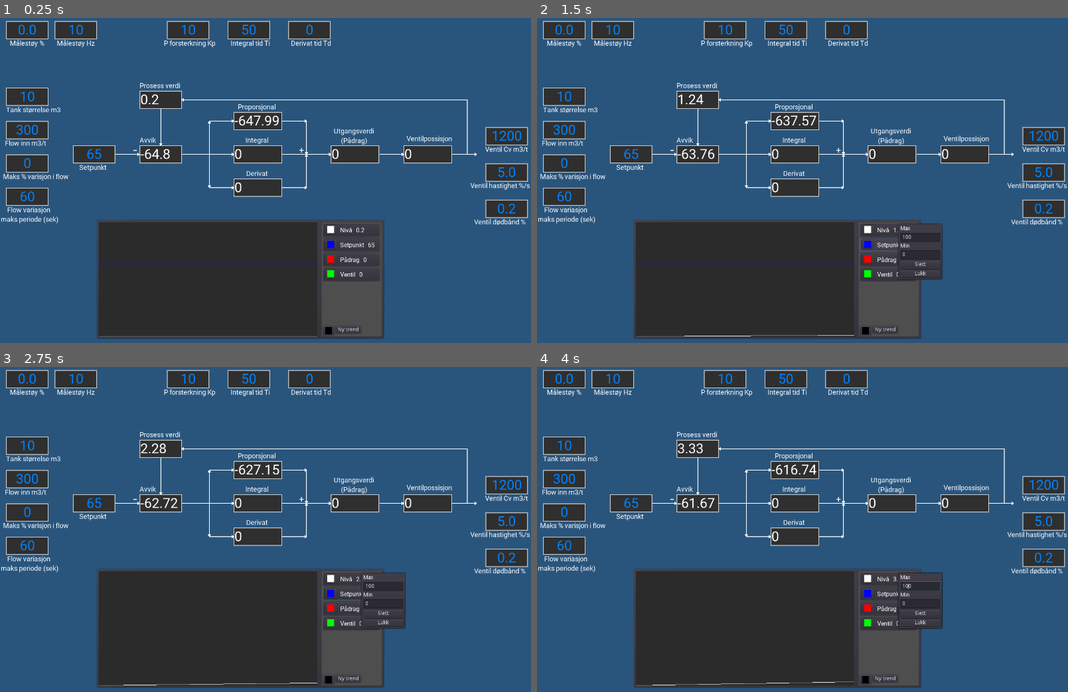
Above: before the commit, frames 1-4 (two rows, left to right).
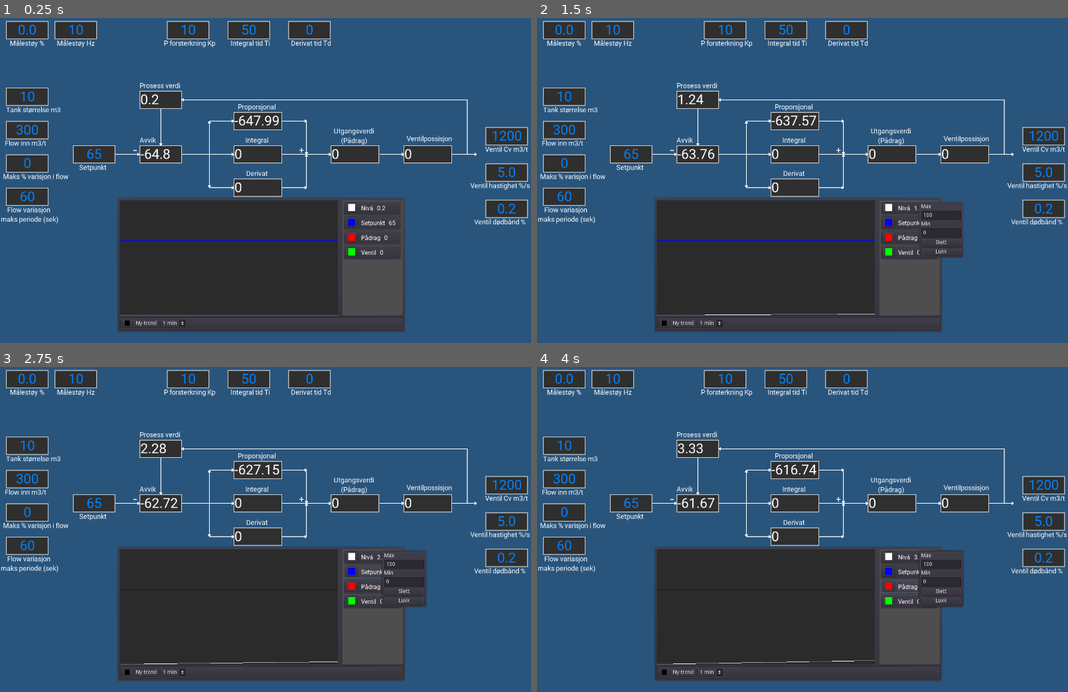
Above: after the commit, the same moments.

Repository: Keroflux/PIDsimulator
Game: Godot game, scene res://PIDsim.tscn
Same seed, same stepped clock (60 frames per second), same inputs: the game is played once before the commit and once after it.
Inputs (mouse positions are in pixels of both pictures, inside the frame that each line leads up to; where the layout moved, square brackets give the same spot in the first picture):
- Up to frame 1 (0.25 s): no input
- Up to frame 2 (1.5 s): click (908, 206) [887, 229] at 0.5 s; click (887, 245) at 1.27 s
- Up to frame 3 (2.75 s): click (371, 571) at 2.02 s
- Up to frame 4 (4 s): click (887, 607) at 2.77 s; click (908, 588) at 3.52 s

The runs differ from the first frame. In frame 1, 10% of the frame differs, in the area x 18-77%, y 55-99%; in frame 2, 11%; in frame 3, 11%; in frame 4, 11%, in the area x 18-81%, y 55-99%.

Commit message:
Added time scale

Diff:
--- a/PIDsim.tscn
+++ b/PIDsim.tscn
@@ -633,7 +633,7 @@
 valign = 1
 
 [node name="Trend" parent="." instance=ExtResource( 12 )]
-position = Vector2( 254, 532 )
+position = Vector2( 309, 474 )
 
 [node name="Tween" type="Tween" parent="."]
 
--- a/Trend.gd
+++ b/Trend.gd
@@ -1,10 +1,11 @@
 extends Node2D
+signal time_changed
 
 var trend_label = preload("res://TrendLabel.tscn")
 var trend_line = preload("res://TrendLine2.tscn")
 var trend_color = [Color(1.0, 1.0, 1.0), Color(0.0, 0.0, 1.0), Color(1.0, 0.0, 0.0), Color(0.0, 1.0, 0.0), Color(0.0, 1.0, 1.0), Color(1.0, 1.0, 0.0), Color(1.0, 0.0, 1.0)]
 onready var trends = [get_parent().get_node("Blokkdiagram/ProsessVerdi"), get_parent().get_node("Blokkdiagram/Setpunkt"), get_parent().get_node("Blokkdiagram/Pådrag"), get_parent().get_node("Blokkdiagram/Ventil")]
-onready var label_panel = $PanelContainer2/HSplitContainer/PanelContainer/VSplitContainer/ScrollContainer/VBoxContainer
+onready var label_panel = $PanelContainer2/VBC/HSplitContainer/PanelContainer/VSplitContainer/ScrollContainer/VBoxContainer
 
 
 func _ready() -> void:
@@ -12,8 +13,10 @@
 		var t = trend_line.instance()
 		var l = trend_label.instance()
 		t.color = trend_color[i]
+		connect("time_changed", t, "change_time_scale")
 #		t.default_color = trend_color[i]
 		t.data_source = trends[i]
+		t.timer = $Timer
 		l.data_source = trends[i]
 		l.get_child(0).get_child(0).color = trend_color[i]
 		l.get_child(0).get_child(0).connect("color_changed", t, "change_color")
@@ -25,7 +28,7 @@
 		l.get_child(0).get_child(1).text = trends[i].type
 
 		label_panel.add_child(l)
-		$PanelContainer2/HSplitContainer/Trend/TrendLines.add_child(t)
+		$PanelContainer2/VBC/HSplitContainer/Trend/TrendLines.add_child(t)
 		get_node("Timer").connect("timeout", t, "_on_Timer_timeout")
 
 
@@ -39,7 +42,9 @@
 	var l = trend_label.instance()
 	t.data_source = data_point
 	t.color = random_color()
+	connect("time_changed", t, "change_time_scale")
 #	t.default_color = random_color()
+	t.timer = $Timer
 	l.data_source = data_point
 	l.get_child(0).get_child(0).color = t.color
 #	l.get_child(0).get_child(0).color = t.default_color
@@ -50,7 +55,7 @@
 	l.get_node("Config/VBoxContainer/Min").text = str(t.minValue)
 	l.get_node("Config/VBoxContainer/Slett").connect("pressed", self, "remove_trend", [t, l])
 	l.get_child(0).get_child(1).text = data_point.type
-	$PanelContainer2/HSplitContainer/Trend/TrendLines.add_child(t)
+	$PanelContainer2/VBC/HSplitContainer/Trend/TrendLines.add_child(t)
 	label_panel.add_child(l)
 	get_node("Timer").connect("timeout", t, "_on_Timer_timeout")
 
@@ -70,7 +75,7 @@
 
 
 func _on_Bakgrunn_color_changed(c):
-	$PanelContainer2/HSplitContainer/Trend.color = c
+	$PanelContainer2/VBC/HSplitContainer/Trend.color = c
 
 
 func _on_Button_pressed():
@@ -90,5 +95,18 @@
 
 
 func _on_Trend_resized():
-	for t in $PanelContainer2/HSplitContainer/Trend/TrendLines.get_children():
+	for t in $PanelContainer2/VBC/HSplitContainer/Trend/TrendLines.get_children():
 		t.change_scale_y()
+
+
+func _on_OptionButton_item_selected(index):
+	if index == 0:
+		emit_signal("time_changed", 60)
+	elif index == 1:
+		emit_signal("time_changed", 300)
+	elif index == 2:
+		emit_signal("time_changed", 900)
+	elif index == 3:
+		emit_signal("time_changed", 1800)
+	elif index == 4:
+		emit_signal("time_changed", 3600)
--- a/Trend.tscn
+++ b/Trend.tscn
@@ -22,69 +22,88 @@
 
 [node name="PanelContainer2" type="PanelContainer" parent="."]
 margin_right = 760.0
-margin_bottom = 316.0
+margin_bottom = 356.0
 
-[node name="HSplitContainer" type="HSplitContainer" parent="PanelContainer2"]
+[node name="VBC" type="VBoxContainer" parent="PanelContainer2"]
 margin_left = 7.0
 margin_top = 7.0
 margin_right = 753.0
-margin_bottom = 309.0
+margin_bottom = 349.0
+size_flags_horizontal = 3
+size_flags_vertical = 3
+
+[node name="HSplitContainer" type="HSplitContainer" parent="PanelContainer2/VBC"]
+margin_right = 746.0
+margin_bottom = 304.0
+size_flags_horizontal = 3
+size_flags_vertical = 3
 split_offset = 575
 
-[node name="Trend" type="ColorRect" parent="PanelContainer2/HSplitContainer"]
+[node name="Trend" type="ColorRect" parent="PanelContainer2/VBC/HSplitContainer"]
 margin_right = 575.0
-margin_bottom = 302.0
+margin_bottom = 304.0
 rect_clip_content = true
 color = Color( 0.172549, 0.172549, 0.172549, 1 )
 
-[node name="TrendLines" type="Node2D" parent="PanelContainer2/HSplitContainer/Trend"]
+[node name="TrendLines" type="Node2D" parent="PanelContainer2/VBC/HSplitContainer/Trend"]
 
-[node name="PanelContainer" type="PanelContainer" parent="PanelContainer2/HSplitContainer"]
+[node name="PanelContainer" type="PanelContainer" parent="PanelContainer2/VBC/HSplitContainer"]
 margin_left = 587.0
 margin_right = 746.0
-margin_bottom = 302.0
+margin_bottom = 304.0
 rect_clip_content = true
 custom_styles/panel = SubResource( 1 )
 
-[node name="VSplitContainer" type="VSplitContainer" parent="PanelContainer2/HSplitContainer/PanelContainer"]
+[node name="VSplitContainer" type="VSplitContainer" parent="PanelContainer2/VBC/HSplitContainer/PanelContainer"]
 margin_left = 3.0
 margin_top = 3.0
 margin_right = 156.0
-margin_bottom = 299.0
+margin_bottom = 301.0
 split_offset = 140
 
-[node name="ScrollContainer" type="ScrollContainer" parent="PanelContainer2/HSplitContainer/PanelContainer/VSplitContainer"]
+[node name="ScrollContainer" type="ScrollContainer" parent="PanelContainer2/VBC/HSplitContainer/PanelContainer/VSplitContainer"]
 margin_right = 153.0
-margin_bottom = 259.0
+margin_bottom = 298.0
 size_flags_horizontal = 3
 size_flags_vertical = 3
 
-[node name="VBoxContainer" type="VBoxContainer" parent="PanelContainer2/HSplitContainer/PanelContainer/VSplitContainer/ScrollContainer"]
+[node name="VBoxContainer" type="VBoxContainer" parent="PanelContainer2/VBC/HSplitContainer/PanelContainer/VSplitContainer/ScrollContainer"]
 margin_right = 153.0
-margin_bottom = 259.0
+margin_bottom = 298.0
 size_flags_horizontal = 3
 size_flags_vertical = 3
 
-[node name="HBC" type="HBoxContainer" parent="PanelContainer2/HSplitContainer/PanelContainer/VSplitContainer"]
-margin_top = 271.0
-margin_right = 153.0
-margin_bottom = 296.0
-size_flags_horizontal = 3
-size_flags_vertical = 3
+[node name="PanelContainer" type="PanelContainer" parent="PanelContainer2/VBC"]
+margin_top = 308.0
+margin_right = 746.0
+margin_bottom = 342.0
 
-[node name="Bakgrunn" type="ColorPickerButton" parent="PanelContainer2/HSplitContainer/PanelContainer/VSplitContainer/HBC"]
-margin_right = 30.0
-margin_bottom = 25.0
-rect_min_size = Vector2( 30, 25 )
+[node name="HBoxContainer" type="HBoxContainer" parent="PanelContainer2/VBC/PanelContainer"]
+margin_left = 7.0
+margin_top = 7.0
+margin_right = 739.0
+margin_bottom = 27.0
+
+[node name="Bakgrunn" type="ColorPickerButton" parent="PanelContainer2/VBC/PanelContainer/HBoxContainer"]
+margin_right = 25.0
+margin_bottom = 20.0
+rect_min_size = Vector2( 25, 15 )
 size_flags_horizontal = 0
 size_flags_vertical = 0
 
-[node name="Button" type="Button" parent="PanelContainer2/HSplitContainer/PanelContainer/VSplitContainer/HBC"]
-margin_left = 34.0
-margin_right = 101.0
+[node name="Button" type="Button" parent="PanelContainer2/VBC/PanelContainer/HBoxContainer"]
+margin_left = 29.0
+margin_right = 96.0
 margin_bottom = 20.0
-size_flags_vertical = 0
 text = "Ny trend"
+
+[node name="OptionButton" type="OptionButton" parent="PanelContainer2/VBC/PanelContainer/HBoxContainer"]
+margin_left = 100.0
+margin_right = 166.0
+margin_bottom = 20.0
+text = "1 min"
+items = [ "1 min", null, false, 0, null, "5 min", null, false, 1, null, "15 min", null, false, 2, null, "30 min", null, false, 3, null, "60 min", null, false, 4, null ]
+selected = 0
 
 [node name="PanelContainer" type="PanelContainer" parent="."]
 visible = false
@@ -109,7 +128,8 @@
 margin_bottom = 35.0
 text = "Lukk"
 
-[connection signal="resized" from="PanelContainer2/HSplitContainer/Trend" to="." method="_on_Trend_resized"]
-[connection signal="color_changed" from="PanelContainer2/HSplitContainer/PanelContainer/VSplitContainer/HBC/Bakgrunn" to="." method="_on_Bakgrunn_color_changed"]
-[connection signal="pressed" from="PanelContainer2/HSplitContainer/PanelContainer/VSplitContainer/HBC/Button" to="." method="_on_Button_pressed"]
+[connection signal="resized" from="PanelContainer2/VBC/HSplitContainer/Trend" to="." method="_on_Trend_resized"]
+[connection signal="color_changed" from="PanelContainer2/VBC/PanelContainer/HBoxContainer/Bakgrunn" to="." method="_on_Bakgrunn_color_changed"]
+[connection signal="pressed" from="PanelContainer2/VBC/PanelContainer/HBoxContainer/Button" to="." method="_on_Button_pressed"]
+[connection signal="item_selected" from="PanelContainer2/VBC/PanelContainer/HBoxContainer/OptionButton" to="." method="_on_OptionButton_item_selected"]
 [connection signal="pressed" from="PanelContainer/VBoxContainer/Lukk" to="." method="_on_Lukk_pressed"]
--- a/TrendLine2.gd
+++ b/TrendLine2.gd
@@ -13,6 +13,8 @@
 var trend = [Vector2(0,0), Vector2(0,0)]
 var color = Color(1.0, 1.0, 1.0)
 var parent
+var time = 600
+var timer
 
 
 func _ready():
@@ -45,7 +47,7 @@
 
 func redraw_trend(data_point):
 	#time = sec/timer.wait_time
-	if data_points.size() > 600:
+	if data_points.size() > time:
 		data_points.pop_front()
 
 	data_points.append(data_point)
@@ -80,3 +82,9 @@
 	pos.y = parent.rect_size.y
 	var minmax = maxValue - minValue
 	scaleY = parent.rect_size.y / minmax
+
+
+func change_time_scale(t):
+	time = t / timer.wait_time
+	while data_points.size() > time:
+		data_points.pop_front()
